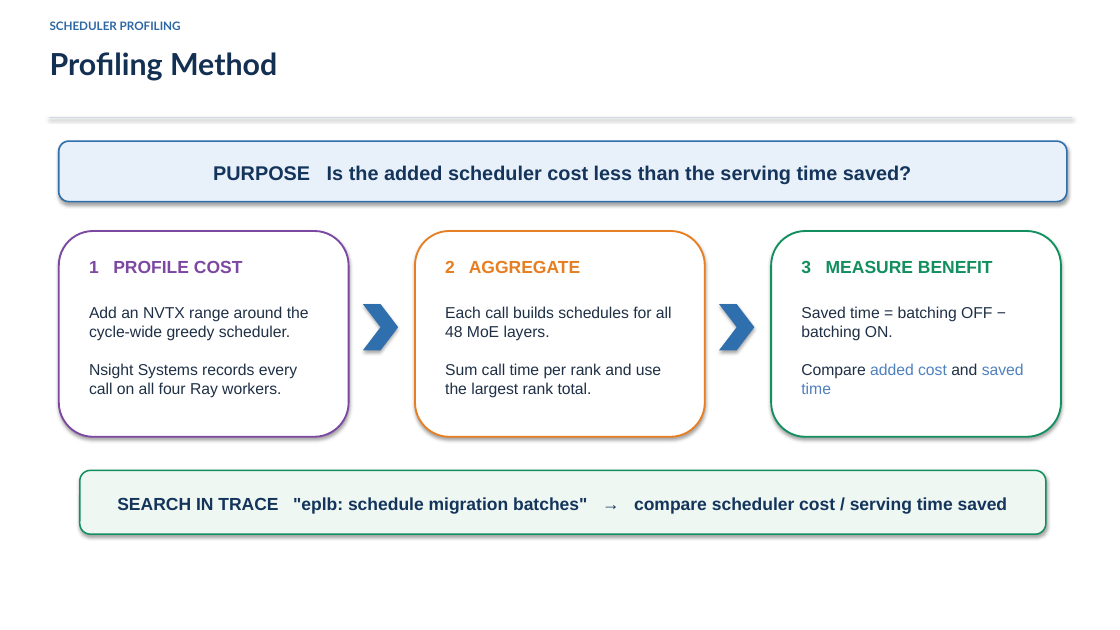
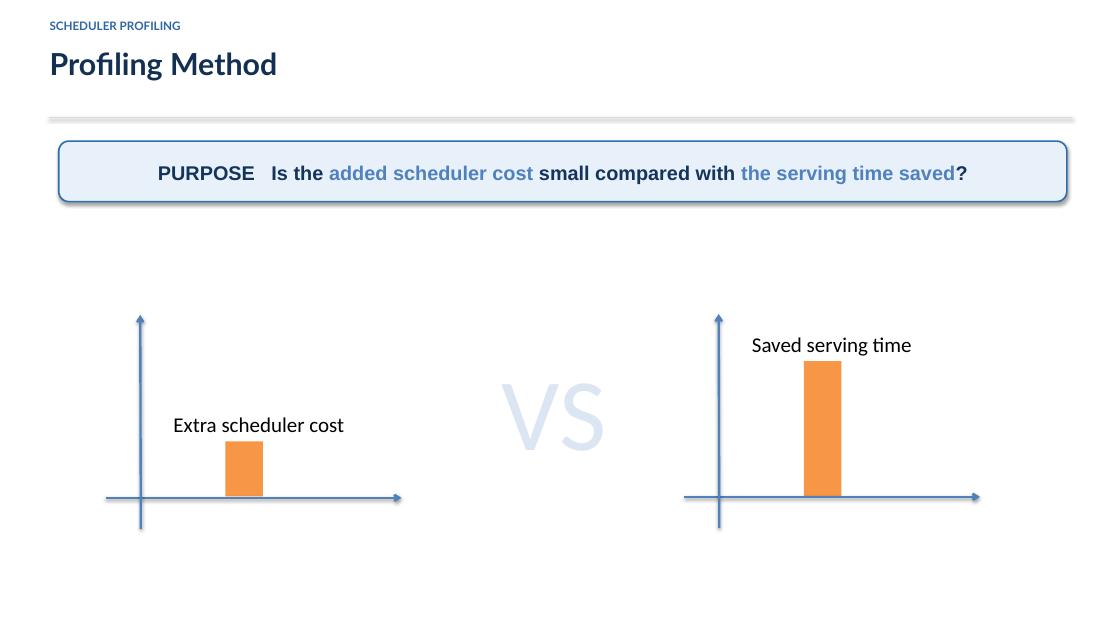
Before and after one commit to DOCCA0/vllm, a slide deck: slide 15 of benchmarks/eplb_rebalance/presentation/eplb_migration_batching.pptx (slide 14 before the commit). Drawn at 1120x630 pixels with LibreOffice and Linux fonts; fonts in the diff are those of the drawing. Boxes give left, top, right and bottom in pixels: in the first picture for what was removed or moved away, otherwise in the second. Text is boxed around its words. In the diff, an @@ line names an element or a change of style, - is before the commit and + after.

```diff
--- a/benchmarks/eplb_rebalance/presentation/eplb_migration_batching.pptx
+++ b/benchmarks/eplb_rebalance/presentation/eplb_migration_batching.pptx
@@ text in rounded rectangle at [158, 165, 968, 184]: text changed; text colour #14345B to #4F81BD @@
-PURPOSE Is the added scheduler cost less than the serving time saved?
+PURPOSE Is the added scheduler cost small compared with the serving time saved?
@@ rounded rectangle removed at [59, 231, 349, 437] @@
@@ rounded rectangle removed at [415, 231, 705, 437] @@
@@ rounded rectangle removed at [771, 231, 1061, 437] @@
@@ text removed at [89, 261, 243, 273] @@
-1 PROFILE COST
@@ text removed at [445, 260, 580, 273] @@
-2 AGGREGATE
@@ text removed at [801, 260, 993, 273] @@
-3 MEASURE BENEFIT
@@ text removed at [89, 306, 309, 398] @@
-Add an NVTX range around the cycle-wide greedy scheduler.
-Nsight Systems records every call on all four Ray workers.
@@ arrow added from (141, 529) to (140, 315), #4F81BD 2 pt @@
@@ chevron removed at [363, 304, 398, 350] @@
@@ text removed at [445, 306, 672, 398] @@
-Each call builds schedules for all 48 MoE layers.
-Sum call time per rank and use the largest rank total.
@@ chevron removed at [719, 304, 755, 350] @@
@@ arrow added from (719, 528) to (719, 314), #4F81BD 2 pt @@
@@ text removed at [801, 306, 1024, 394] @@
-Saved time = batching OFF − batching ON.
-Compare added cost and saved time
@@ text added at [752, 337, 912, 356], 18 pt, text #000000 @@
+Saved serving time
@@ rectangle added at [804, 361, 842, 497], fill #F79646 @@
@@ text added at [173, 417, 344, 432], 18 pt, text #000000 @@
+Extra scheduler cost
@@ rectangle added at [225, 441, 263, 497], fill #F79646 @@
@@ rounded rectangle removed at [80, 471, 1046, 534] @@
-SEARCH IN TRACE "eplb: schedule migration batches" → compare scheduler cost / serving time saved
@@ arrow added from (106, 498) to (402, 498), #4F81BD 2 pt @@
@@ arrow added from (684, 497) to (981, 497), #4F81BD 2 pt @@
```
Also in this commit, not shown: 15 other slides changed, 1 slide added, 6 other files.
